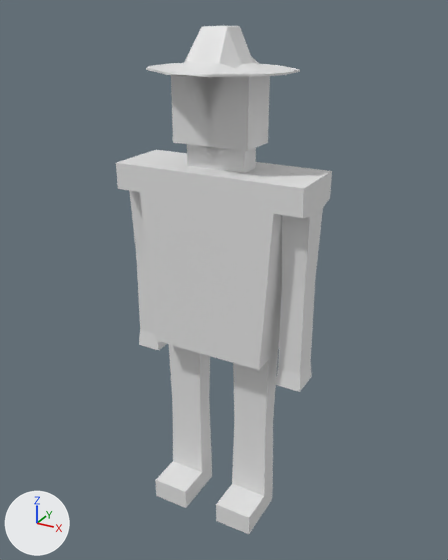
An edit to the FBX model Assets/3D Models/Human_Ranger.fbx, drawn before and after from the same camera.
Both versions are drawn from a camera (50 mm lens) standing at (1.021, -1.835, 1.915) and looking at (0.0, 0.02, 0.987). The lights are fixed; the arrows at lower left show +X, +Y and +Z. Where no turn or scale is listed for an object, it has been applied to the vertices.

The scene before the commit, as lines of its bpy script (objects in view):
```python
me_cube_006 = bpy.data.meshes.new('Cube.006')
me_cube_006.from_pydata(...)  # 242 vertices, 247 faces; spans x -0.35..0.35, y -0.22..0.21, z 0.03..1.88
ob_human_ranger = bpy.data.objects.new('Human_Ranger', me_cube_006)
ob_human_ranger.location = (0.0, 0.0, -0.015)
```
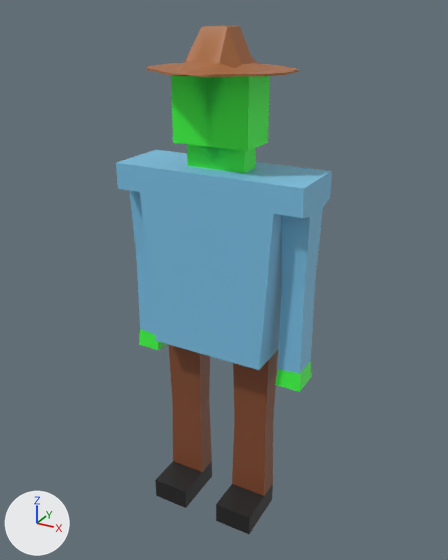
Commit message: Human Materials Added

Location of each change, (x1, y1, x2, y2) in pixels of the pictures (448 x 560 px):
part 1 of me_cube_006, recoloured (grey to green): (171, 75, 270, 173) in both
part 2 of me_cube_006, recoloured (grey to green): (139, 329, 312, 392) in both
part 3 of me_cube_006, recoloured (grey to blue): (116, 150, 332, 373) in both
part 4 of me_cube_006, recoloured (grey to brown): (169, 345, 278, 496) in both
part 5 of me_cube_006, recoloured (white to brown): (146, 26, 300, 77) in both
part 6 of me_cube_006, recoloured (white to black): (155, 461, 273, 534) in both

The change, as a list of edits to the scene's bpy script:
```text
Add mat_human_ranger_hat_mat:
    mat_human_ranger_hat_mat = principled_material('Human_Ranger_Hat_Mat')
    mat_human_ranger_hat_mat.base_color = (0.406, 0.146, 0.0478)  # brown #ab6b3e
Add mat_human_ranger_shoes_mat:
    mat_human_ranger_shoes_mat = principled_material('Human_Ranger_Shoes_Mat')
    mat_human_ranger_shoes_mat.base_color = (0.0153, 0.0153, 0.0153)  # black #212121
Add mat_human_ranger_pant_mat:
    mat_human_ranger_pant_mat = principled_material('Human_Ranger_Pant_Mat')
    mat_human_ranger_pant_mat.base_color = (0.236, 0.0733, 0.0285)  # brown #854d2f
Add mat_human_skin_mat:
    mat_human_skin_mat = principled_material('Human_Skin_Mat')
    mat_human_skin_mat.base_color = (0.0504, 1.0, 0.0586)  # green #3fff44
Add mat_human_ranger_shirt_mat:
    mat_human_ranger_shirt_mat = principled_material('Human_Ranger_Shirt_Mat')
    mat_human_ranger_shirt_mat.base_color = (0.203, 0.546, 0.8)  # blue #7cc3e7
Change me_cube_006:
    where me_cube_006.from_pydata(...)  # 242 vertices, 247 faces; spans x -0.35..0.35, y -0.22..0.21, z 0.03..1.88
    used by ob_human_ranger; location = (0.0, 0.0, -0.015)
    me_cube_006 part 1: 30 of the faces centred in x -0.14..0.14, y -0.08..0.07, z 1.47..1.63 switch from no material to mat_human_skin_mat (green #3fff44)
    me_cube_006 part 2: 10 of the faces centred in x -0.35..0.35, y -0.05..0.05, z 0.67..0.71 switch from no material to mat_human_skin_mat (green #3fff44)
    me_cube_006 part 3: 82 of the faces centred in x -0.35..0.35, y -0.12..0.12, z 0.76..1.51 switch from no material to mat_human_ranger_shirt_mat (blue #7cc3e7)
    me_cube_006 part 4: all 16 faces centred in x -0.22..0.22, y -0.04..0.04, z 0.28..0.6 switch from no material to mat_human_ranger_pant_mat (brown #854d2f)
    me_cube_006 part 5: all 91 faces centred in x -0.25..0.25, y -0.22..0.2, z 1.74..1.88 switch from no material to mat_human_ranger_hat_mat (brown #ab6b3e)
    me_cube_006 part 6: all 18 faces centred in x -0.22..0.22, y -0.18..0.04, z 0.03..0.12 switch from no material to mat_human_ranger_shoes_mat (black #212121)
```
